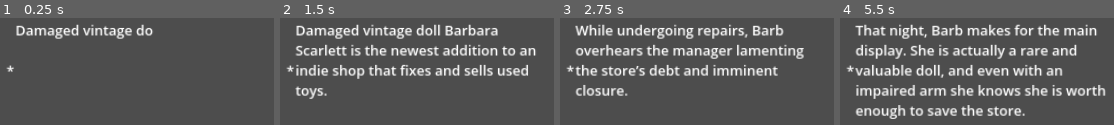
Above: before the commit, frames 1-4 (left to right).
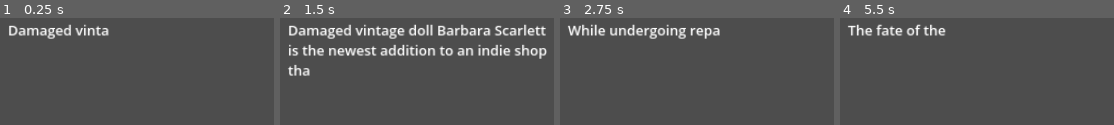
Above: after the commit, the same moments.

Repository: MaddMavv/Project-Doll-House
Game: Godot game, scene res://opening_text.tscn
Same seed, same stepped clock (60 frames per second), same inputs: the game is played once before the commit and once after it. This scene is started directly instead of the project's main scene.
Inputs:
- Up to frame 1 (0.25 s): no input
- Up to frame 2 (1.5 s): tap Enter (ui_accept) at 0.5, 0.6 s; hold D (move right) from 0.53 s (still down); tap Space (jump) at 0.77, 0.8, 1.07, 1.35 s
- Up to frame 3 (2.75 s): tap Space (jump) at 1.52, 1.82, 2.3 s; tap Enter (ui_accept) at 1.55, 2 s; release D (move right) at 2.03 s; hold A (move left) from 2.03 s (still down); tap K (attack) at 2.1 s
- Up to frame 4 (5.5 s): release A (move left) at 2.78 s; hold D (move right) 2.78-4.28 s; tap J (melee) at 2.85 s; tap Space (jump) at 3.02, 3.32, 3.77, 3.8, 4.07, 4.52, 4.82, 5.3 s; tap Enter (ui_accept) at 3.05, 4.35, 5.1 s; tap L (shout) at 3.6 s; hold A (move left) 4.28-5.03 s; hold D (move right) from 5.03 s (still down)

The runs differ from the first frame. In frame 1, 3.5% of the frame differs, in the area x 2-56%, y 5-51%; in frame 2, 17%; in frame 3, 15%; in frame 4, 22%, in the area x 2-98%, y 5-95%.

Commit message:
fixing some text stuff

Diff:
--- a/opening_text.gd
+++ b/opening_text.gd
@@ -4,7 +4,7 @@
 @onready var start_symbol = $Container/HBoxContainer/Start
 @onready var end_symbol = $Container/HBoxContainer/End
 @onready var theText = $Container/HBoxContainer/theText
-const readSpeed = 1.5
+const readSpeed = 2
 
 enum State {
 	READY,
@@ -20,9 +20,9 @@
 	print("Starting state is ready")
 	hide_textbox()
 	queue_text("Damaged vintage doll Barbara Scarlett is the newest addition to an indie shop that fixes and sells used toys.")
-	queue_text("While undergoing repairs, Barb overhears the manager lamenting the store’s debt and imminent closure.")
+	queue_text("While undergoing repairs, Barb overhears the manager arguing over the store’s debt and imminent closure.")
 	queue_text("The fate of the toys is uncertain.")
-	queue_text("That night, Barb makes for the main display. She is actually a rare and valuable doll, and even with an impaired arm she knows she is worth enough to save the store.")
+	queue_text("That night, Barb makes for the main display. She's actually a rare and valuable doll, and even with an impaired arm she knows she is worth enough to save the store.")
 	queue_text("But the other toys don’t believe her. Acting on the orders of Gillian, a robot figure and apparent leader of the shelves, they imprison Barb in her packaging.")
 	queue_text("The determined and pissed off doll severs her arm to escape confinement. She's spotted by a sentinel who alerts the store.")
 	queue_text("She quickly knocks him out and takes his megaphone.")
@@ -37,12 +37,12 @@
 			if !text_queue.is_empty():
 				display_text()
 		State.READING:
-			if Input.is_action_just_pressed("ui_accept"):
-				theText.visible_ratio = 1
+			if Input.is_action_just_pressed("jump"):
+				theText.visible_ratio = 1.0
 		State.FINISHED:
-			if Input.is_action_just_pressed("ui_accept"):
+			if Input.is_action_just_pressed("jump"):
 				change_state(State.READY)
-
+				theText.visible_ratio = 0
 func queue_text(next_text):
 	text_queue.push_back(next_text)
 
@@ -55,17 +55,18 @@
 
 
 func show_textbox():
-	start_symbol.text = "*"
+	start_symbol.text = ""
 	textbox_container.show()
 
 
 func display_text():
 	var next_text = text_queue.pop_front()
 	theText.text = next_text
+	text_animation()
 	change_state(State.READING)
 	show_textbox()
-	#theText.visible_ratio = 0
-	text_animation()
+
+
 
 func text_animation():
 	var tween = get_tree().create_tween()
